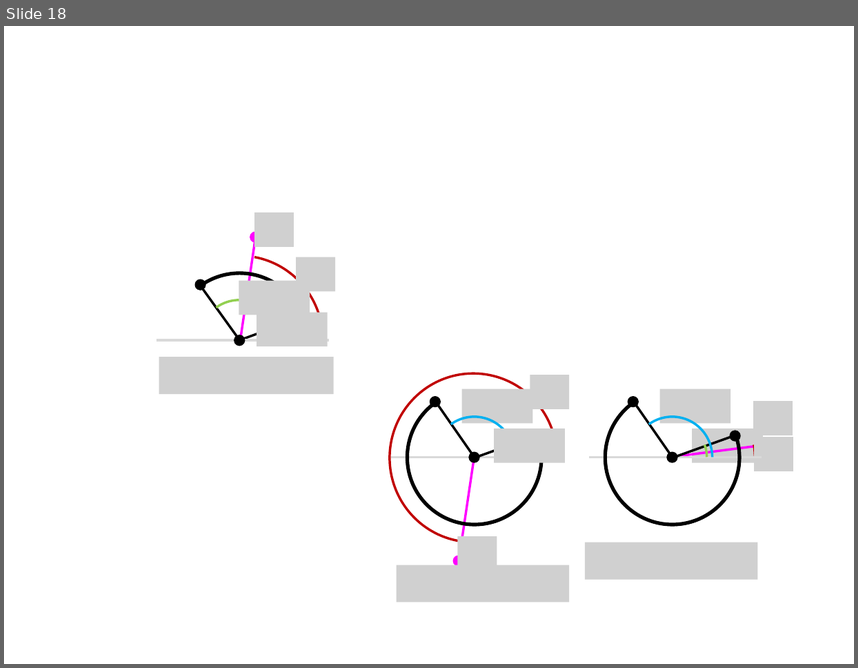
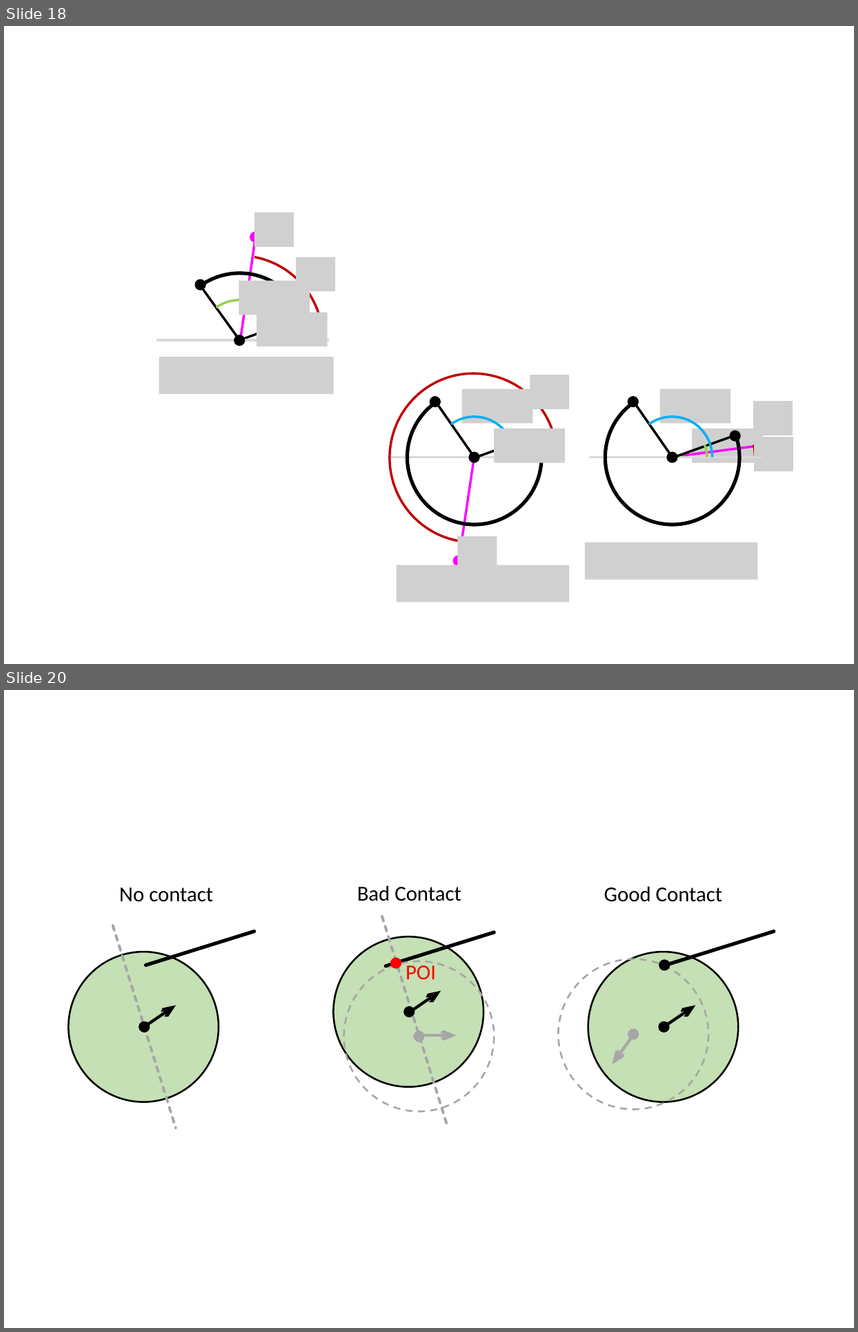
Before and after one commit to Ian-Parberry/sage-docs, a slide deck: Doxygen/physics/2. Shapes Library/figures.pptx. Shown one above the other, each under a label of ours: slide 18 before the commit, slides 18 and 20 after it; the slides between them are not shown. The pictures are 858x668 and 858x1332 pixels, drawn with LibreOffice and Linux fonts; fonts in the diff are those of the drawing; grey boxes stand for pictures. Boxes give left, top, right and bottom in pixels: in the first picture for what was removed or moved away, otherwise in the second. Text is boxed around its words. In the diff, an @@ line names an element or a change of style, - is before the commit and + after.

```diff
--- a/Doxygen/physics/2. Shapes Library/figures.pptx
+++ b/Doxygen/physics/2. Shapes Library/figures.pptx
@@ slide 20 added at [4, 690, 854, 1328], background #FFFFFF @@
@@ text added at [119, 887, 213, 902], 18 pt, text #000000 @@
+No contact
@@ text added at [357, 885, 461, 901], 18 pt, text #000000 @@
+Bad Contact
@@ text added at [604, 886, 723, 902], 18 pt, text #000000 @@
+Good Contact
@@ group added at [558, 931, 774, 1109]: 5 ellipses, 2 arrows, 1 line @@
@@ group added at [69, 925, 254, 1127]: 2 ellipses, 2 lines, 1 arrow @@
@@ group added at [334, 916, 495, 1125]: 5 ellipses, 2 lines, 2 arrows, 1 text @@
+POI
```
Also in this commit, not shown: 2 other slides added, 21 other files.
